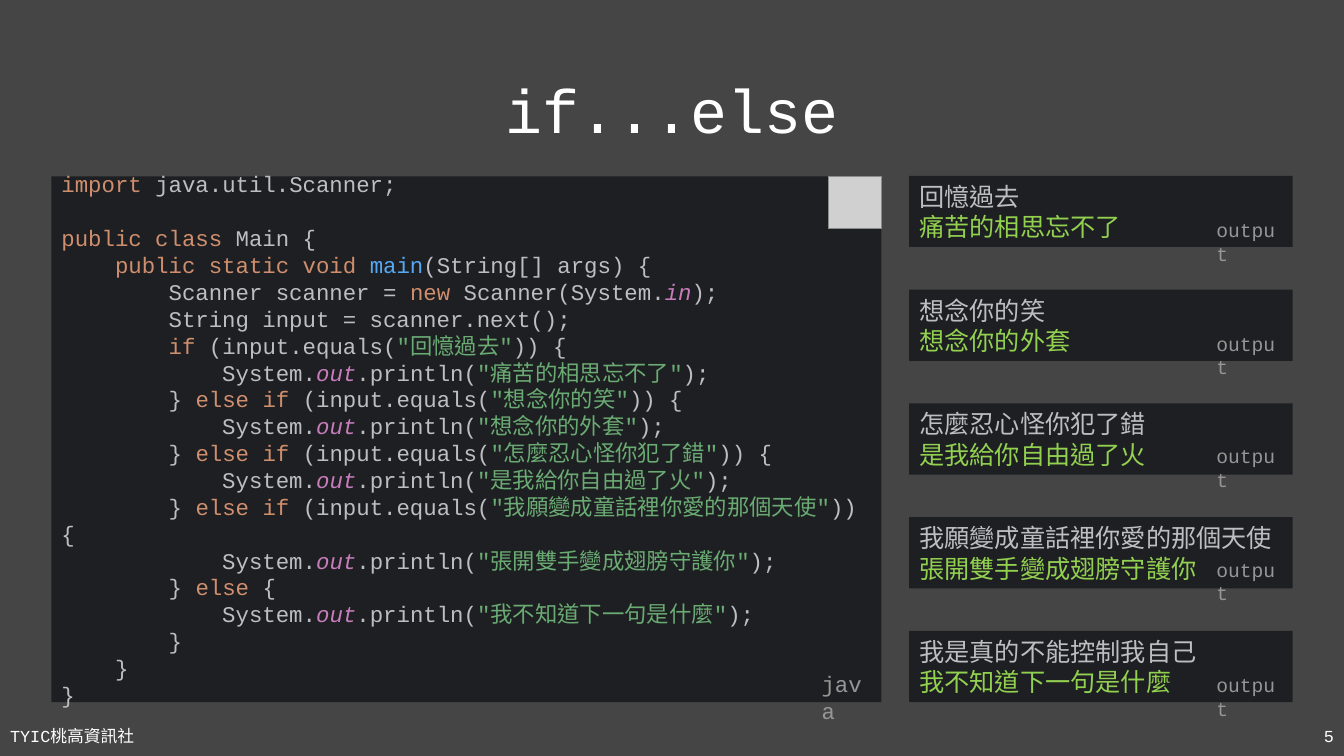
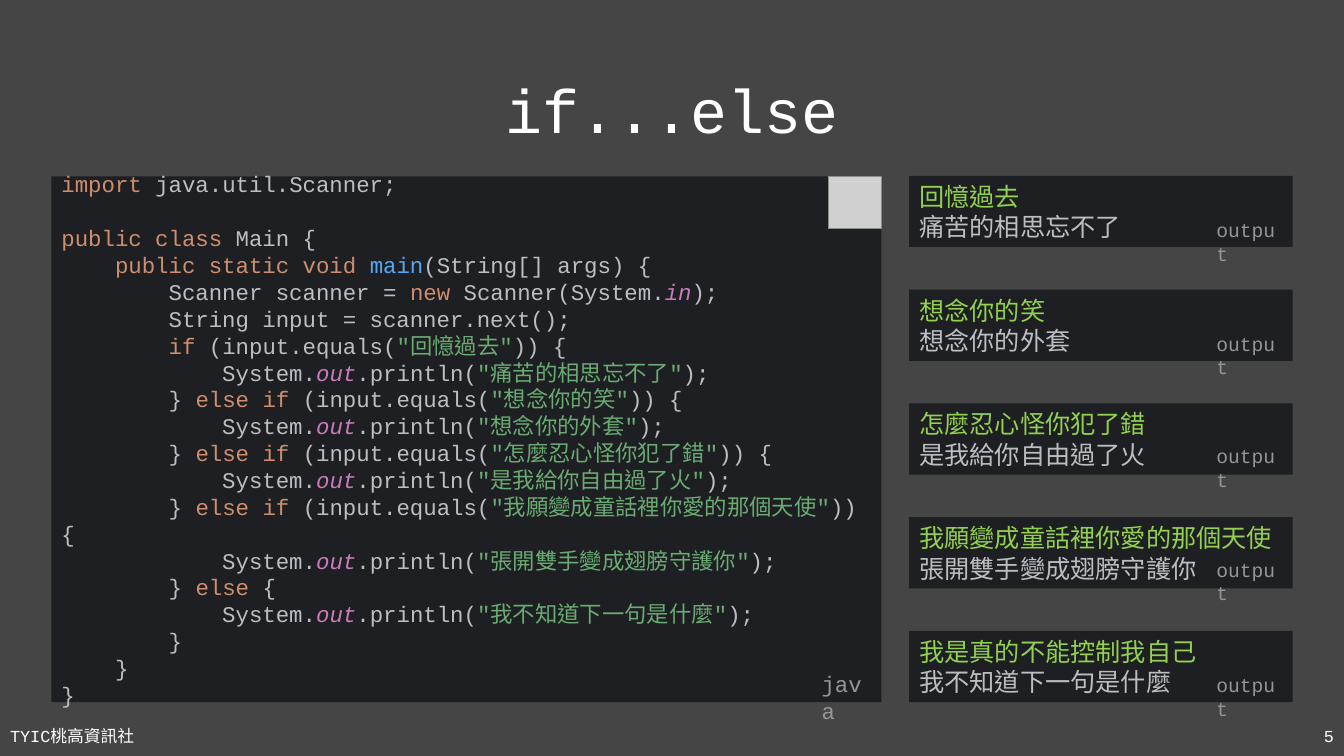
Before and after one commit to TYSHIC/slides, a slide deck: slide 5 of powerpoint/06_流程控制.pptx. Drawn at 1344x756 pixels with LibreOffice and Linux fonts; fonts in the diff are those of the drawing; grey boxes stand for pictures. Boxes give left, top, right and bottom in pixels: in the first picture for what was removed or moved away, otherwise in the second. Text is boxed around its words. In the diff, an @@ line names an element or a change of style, - is before the commit and + after.

```diff
--- a/powerpoint/06_流程控制.pptx
+++ b/powerpoint/06_流程控制.pptx
@@ rectangle "回憶過去" at [909, 175, 1293, 247]: text colour #BCBEC4 to #92D050 in "回憶過去"; text colour #92D050 to #BCBEC4 in "痛苦的相思忘不了" @@
@@ rectangle "想念你的笑" at [909, 289, 1293, 361]: text colour #BCBEC4 to #92D050 in "想念你的笑"; text colour #92D050 to #BCBEC4 in "想念你的外套" @@
@@ rectangle "怎麼忍心怪你犯了錯" at [909, 403, 1293, 475]: text colour #BCBEC4 to #92D050 in "怎麼忍心怪你犯了錯"; text colour #92D050 to #BCBEC4 in "是我給你自由過了火" @@
@@ rectangle "我願變成童話裡你愛的那個天使" at [909, 517, 1293, 589]: text colour #BCBEC4 to #92D050 in "我願變成童話裡你愛的那個天使"; text colour #92D050 to #BCBEC4 in "張開雙手變成翅膀守護你" @@
@@ rectangle "我是真的不能控制我自己" at [909, 631, 1293, 703]: text colour #BCBEC4 to #92D050 in "我是真的不能控制我自己"; text colour #92D050 to #BCBEC4 in "我不知道下一句是什麼" @@
```
Also in this commit, not shown: 2 slides added, 1 slide removed, 3 other files.
